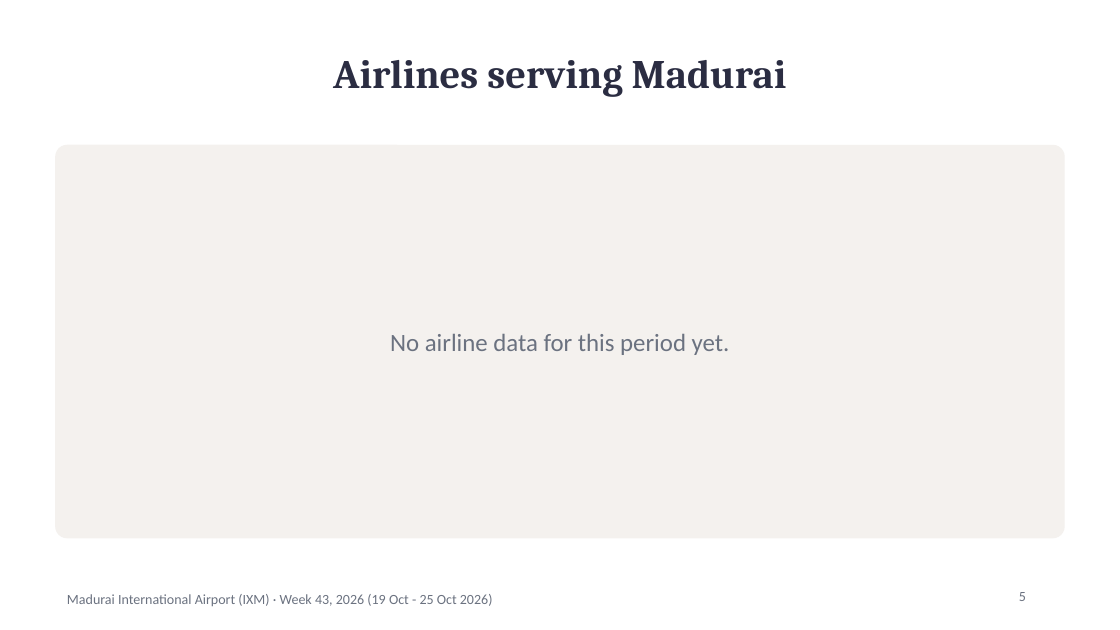
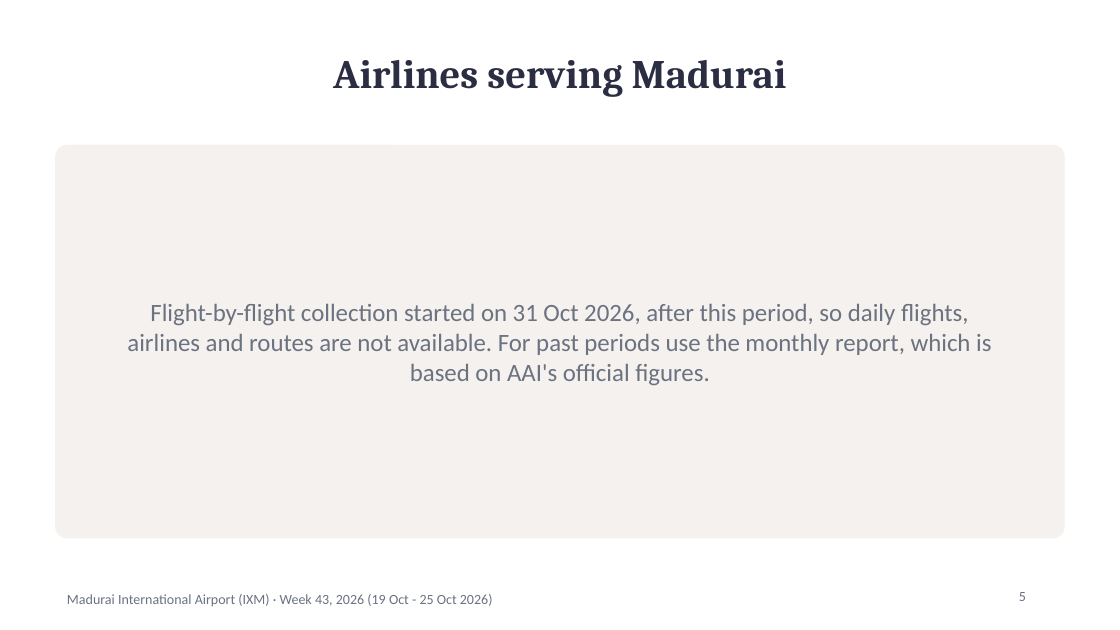
Before and after one commit to jarunprasath/madurai-airport-tracker, a slide deck: slide 5 of reports/IXM_weekly_report_2026-W43.pptx. Drawn at 1120x630 pixels with LibreOffice and Linux fonts; fonts in the diff are those of the drawing. Boxes give left, top, right and bottom in pixels: in the first picture for what was removed or moved away, otherwise in the second. Text is boxed around its words. In the diff, an @@ line names an element or a change of style, - is before the commit and + after.

```diff
--- a/reports/IXM_weekly_report_2026-W43.pptx
+++ b/reports/IXM_weekly_report_2026-W43.pptx
@@ text at (127,304,991,385): text changed @@
-No airline data for this period yet.
+Flight-by-flight collection started on 31 Oct 2026, after this period, so daily flights, airlines and routes are not available. For past periods use the monthly report, which is based on AAI's official figures.
```
Also in this commit, not shown: 6 other slides changed, 8 other files.
